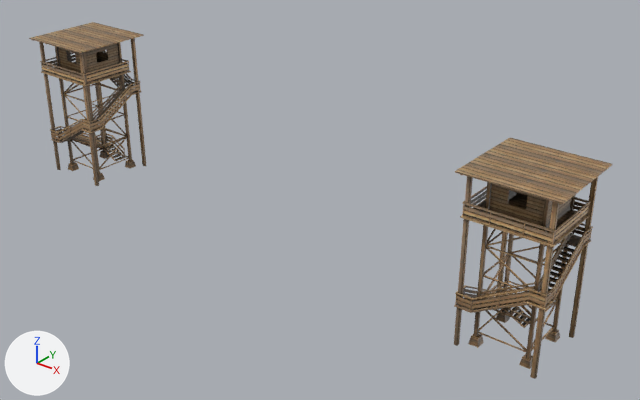
What one commit did to the OBJ model models/watch_tower/watch_tower.obj.
One viewpoint serves both versions: a camera (50 mm lens) standing at (40.0, -65.3, 33.7) and looking at (2.1, -17.9, 4.3). The lights are fixed; the arrows at lower left show +X, +Y and +Z. Where no turn or scale is listed for an object, it has been applied to the vertices.

Before the edit, the objects in view are built like this:
```python
me_watchtowerhigh_watchtower_002 = bpy.data.meshes.new('watchtowerHigh_watchtower.002')
me_watchtowerhigh_watchtower_002.from_pydata(...)  # 1630 vertices, 1024 faces; spans x -26.52..-19.65, y -22.31..-15.44, z 0.37..12.82
me_watchtowerhigh_watchtower_002.materials.append(mat_material_002)  # picture img_wood_tower_col_jpg
me_watchtowerhigh_watchtower_003 = bpy.data.meshes.new('watchtowerHigh_watchtower.003')
me_watchtowerhigh_watchtower_003.from_pydata(...)  # 1630 vertices, 1024 faces; spans x 16.5..23.27, y -23.37..-16.6, z 0.32..12.58
me_watchtowerhigh_watchtower_003.materials.append(mat_material_002)  # picture img_wood_tower_col_jpg
ob_watchtowerhigh_watchtower_002 = bpy.data.objects.new('watchtowerHigh_watchtower.002', me_watchtowerhigh_watchtower_002)
ob_watchtowerhigh_watchtower_002.location = (0.0, 0.0, 0.0)
ob_watchtowerhigh_watchtower_003 = bpy.data.objects.new('watchtowerHigh_watchtower.003', me_watchtowerhigh_watchtower_003)
ob_watchtowerhigh_watchtower_003.location = (0.0, 0.0, 0.0)
```
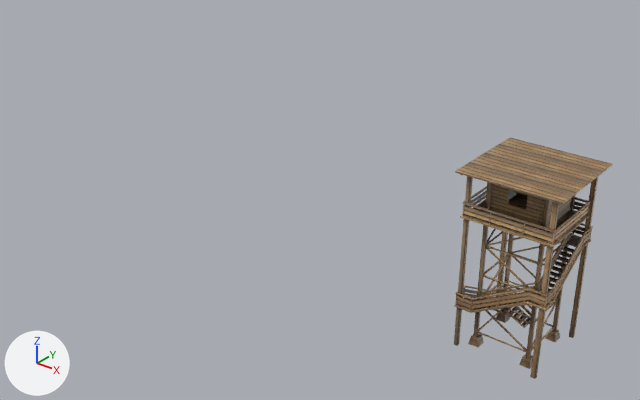
The newer file is also rescaled (x2.522), turned or shifted as a whole; pictures and numbers use the older file's frame.

Where the change shows, as pixel boxes [x1, y1, x2, y2] in the pictures (640 x 400 px):
'watchtowerHigh_watchtower.002', deleted (brown): before [29, 22, 146, 186]

Edits to the bpy script that builds the scene:
```text
Remove ob_watchtowerhigh_watchtower_002:
    ob_watchtowerhigh_watchtower_002 = bpy.data.objects.new('watchtowerHigh_watchtower.002', me_watchtowerhigh_watchtower_002)
    ob_watchtowerhigh_watchtower_002.location = (0.0, 0.0, 0.0)
```
